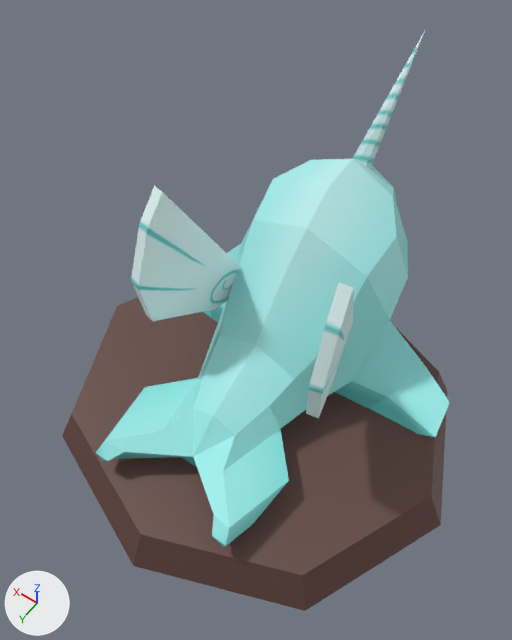
A saved change to the FBX model Trucs_Graph/BoardGameCharacters/scenes/Asset_Pawn_Ashley.fbx.
Rendered twice from a 50 mm camera at (-0.139, 0.201, 0.416) aimed at (0.007, -0.004, 0.094). The axes (+X, +Y, +Z) are drawn at lower left. The lights are the same throughout. Where no turn or scale is listed for an object, it has been applied to the vertices.

Objects in the first picture: 'Ashley_stand', 'STP_polySurface_Body', 'STP_polySurface_Horn', 'STP_polySurface_Wings'.
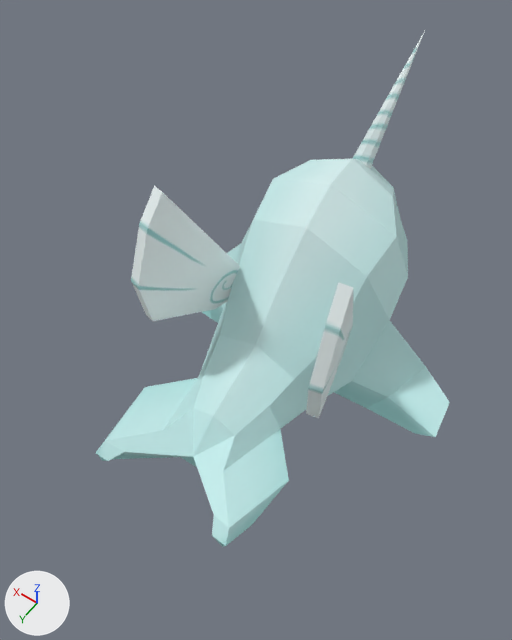
Where the newer file only moved an object's origin or applied its transform, the numbers keep the older frame.

Boxes (x1, y1, x2, y2) around the edits, measured in the pictures (512 x 640 px):
```json
{"object": "STP_polySurface_Body", "change": "surface changed, recoloured", "before": [96, 159, 450, 547], "after": [96, 159, 450, 547]}
{"object": "Ashley_stand", "change": "deleted", "before": [62, 297, 447, 611], "on screen": "brown"}
{"object": "STP_polySurface_Wings", "change": "surface changed", "before": [131, 209, 353, 418], "after": [131, 209, 353, 418]}
{"object": "STP_polySurface_Horn", "change": "surface changed", "before": [352, 44, 419, 169], "after": [352, 44, 419, 169]}
```

The change, as JSON lines over the scene's bpy script:
```json
{"op": "set", "path": "img_tex_pawns_2048x2048_png", "old": "load_image('TEX_Pawns_2048x2048.png', '../sourceimages/TEX_Pawns_2048x2048.png', 2048, 2048, 'sRGB')", "new": "load_image('TEX_Pawns_2048x2048.psd', '../sourceimages/TEX_Pawns_2048x2048.png', 2048, 2048, 'Non-Color')"}
{"op": "add", "block": "mat_tex_pawns", "code": ["mat_tex_pawns = bpy.data.materials.new('Tex_Pawns')", "# uses the picture img_tex_pawns_2048x2048_png"]}
{"block": "me_mesh", "where": "me_mesh.from_pydata(...)  # 118 vertices, 124 faces; spans x -0.108..0.106, y -0.116..0.115, z -0.065..0.065"}
{"op": "remove", "block": "me_mesh", "code": "me_mesh.materials.append(mat_png_texture)  # picture img_tex_pawns_2048x2048_png"}
{"op": "add", "block": "me_mesh", "code": "me_mesh.materials.append(mat_tex_pawns)"}
{"op": "remove", "block": "ob_ashley_stand", "code": ["ob_ashley_stand = bpy.data.objects.new('Ashley_stand', me_mesh_003)", "ob_ashley_stand.location = (0.0018, 0.0, 0.0)"]}
```
